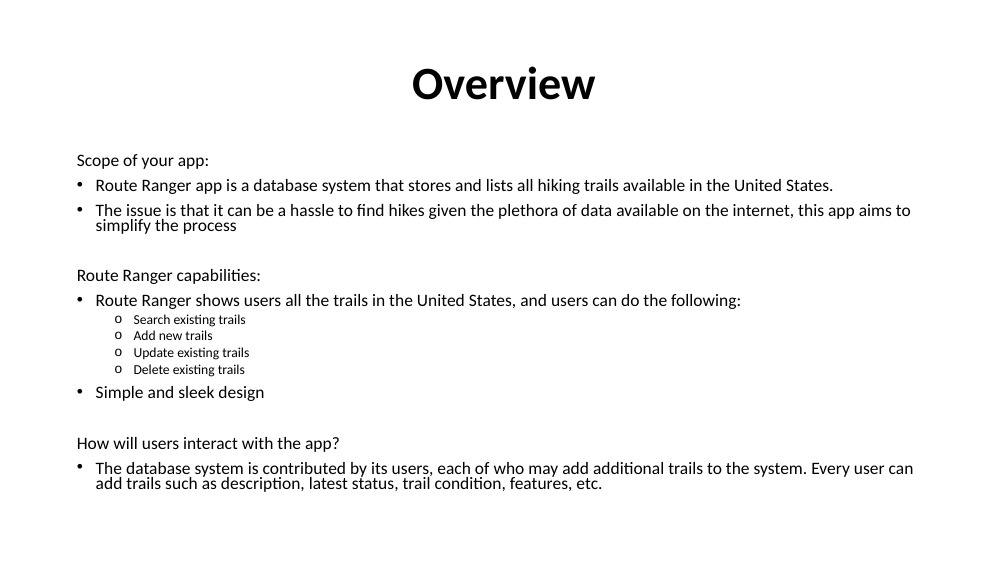
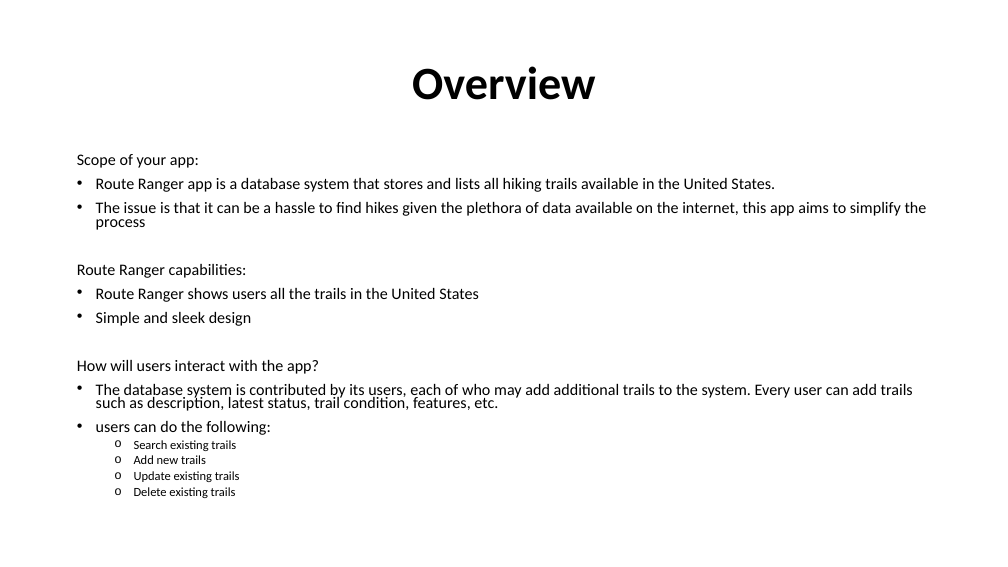
Before and after one commit to Mccail4476/D-532_Hiking, a slide deck: slide 2 of Presentation_setup.pptx. Drawn at 1008x567 pixels with LibreOffice and Linux fonts; fonts in the diff are those of the drawing; background and template pictures are left out. Boxes give left, top, right and bottom in pixels: in the first picture for what was removed or moved away, otherwise in the second. Text is boxed around its words. In the diff, an @@ line names an element or a change of style, - is before the commit and + after.

```diff
--- a/Presentation_setup.pptx
+++ b/Presentation_setup.pptx
@@ text at (x1=77, y1=154, x2=927, y2=498): size 16.6 to 15.3 pt in "Scope of your app:", "Route Ranger app is a database system ...", "The issue is that it can be ...", "Route Ranger capabilities:"; size 12.9 to 11.9 pt in "Search existing trails", "Add new trails", "Update existing trails", "Delete existing trails" @@
@@ text at (x1=77, y1=288, x2=913, y2=435): text changed; size 16.6 to 15.3 pt @@
-• Route Ranger shows users all the trails in the United States, and users can do the following:
+• Route Ranger shows users all the trails in the United States
+• Simple and sleek design
+How will users interact with the app?
+• The database system is contributed by its users, each of who may add additional trails to the system. Every user can add trails such as description, latest status, trail condition, features, etc.
+• users can do the following:
@@ text at (x1=77, y1=386, x2=914, y2=492): paragraphs removed @@
-• Simple and sleek design
-How will users interact with the app?
-• The database system is contributed by its users, each of who may add additional trails to the system. Every user can add trails such as description, latest status, trail condition, features, etc.
```
Also in this commit, not shown: 1 other slide changed, 2 other files.
